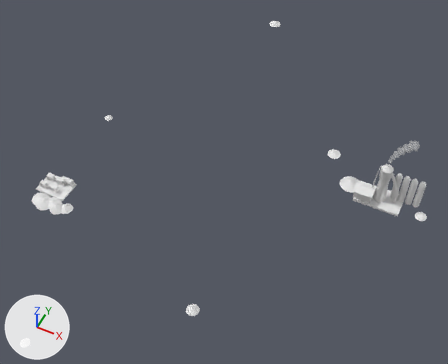
Renders of the FBX model Assets/Art/KayseriIsland/Models/Iron/Phase3/Theme_P3.fbx from each side of a commit.
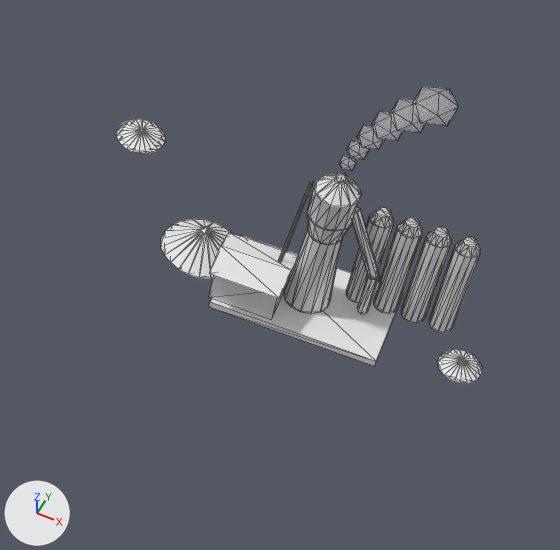
The first picture shows the older version from a camera (50 mm lens) standing at (148.0, -272.0, 353.0) and looking at (15.0, -5.0, 19.0). The close-ups show the older and then the newer version on the part from 66% to 100% of the width and 32% to 73% of the height of that picture. Only the edits that show in the close-ups are written down. Every picture has the same lights, and +X, +Y and +Z are marked at lower left. The close-ups show mesh edges as thin lines. Vertices at exactly the same position are counted once.

The first close-up shows 'Theme.BlastFurnace', 'Theme.BurdenStock', 'Theme.FurnaceSmoke', 'Theme.Outcrop2', 'Theme.Outcrop4'.
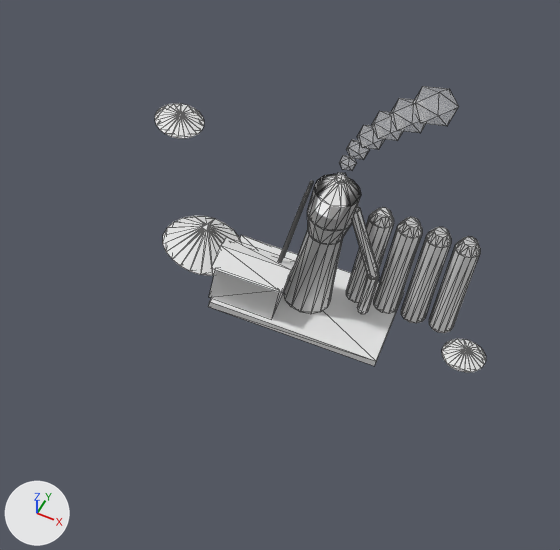
Changed parts and their boxes [x1, y1, x2, y2] in the close-ups (560 x 550 px; the box of a moved part takes in the faces that stretch with it):
'Theme.BlastFurnace', reshaped, shading changed: [208, 174, 480, 366] in both
'Theme.BurdenStock', moved: before [161, 219, 231, 279]; after [163, 216, 241, 276]
'Theme.Outcrop2', moved: before [117, 119, 165, 154]; after [155, 103, 204, 138]
'Theme.Outcrop4', moved: before [438, 349, 482, 383]; after [442, 339, 486, 372]
part 1 of me_theme_blastfurnace_001, moved or reshaped: before [209, 233, 297, 299]; after [212, 237, 296, 293]
part 2 of me_theme_blastfurnace_001, shading changed: [212, 174, 480, 337] in both

The change, as a diff of the scene's bpy script:
```diff
--- a/Assets/Art/KayseriIsland/Models/Iron/Phase3/Theme_P3.fbx.py
+++ b/Assets/Art/KayseriIsland/Models/Iron/Phase3/Theme_P3.fbx.py
@@ me_theme_blastfurnace_001 @@
 # used by ob_theme_blastfurnace; location = (0.0, 0.0, 0.0)
-me_theme_blastfurnace_001.from_pydata(...)  # 346 vertices, 696 faces; spans x 99.8..146.2, y 32.9..54.0, z 2.6..38.2
+me_theme_blastfurnace_001.from_pydata(...)  # 346 vertices, 696 faces; spans x 99.8..146.2, y 34.0..54.0, z 2.6..38.2
+# me_theme_blastfurnace_001 part 1: the loose piece of 6 vertices spanning x 99.8..114.2, y 32.9..45.1, z 13.2..15.4 is scaled about its middle by (1, 0.754, 1)
+# me_theme_blastfurnace_001 part 2: all faces are now shaded smooth (696 of 696 changed)
 me_theme_blastfurnace_001.materials.append(mat_concrete_dk)
@@ ob_theme_outcrop2 @@
 ob_theme_outcrop2 = bpy.data.objects.new('Theme.Outcrop2', me_theme_outcrop2_001)
-ob_theme_outcrop2.location = (72.0, 76.0, -0.3)
+ob_theme_outcrop2.location = (79.9, 74.1, 9.8)
@@ ob_theme_outcrop4 @@
 ob_theme_outcrop4 = bpy.data.objects.new('Theme.Outcrop4', me_theme_outcrop4_001)
-ob_theme_outcrop4.location = (150.0, 40.0, 4.3)
+ob_theme_outcrop4.location = (150.0, 43.0, 4.3)
@@ ob_theme_burdenstock @@
 ob_theme_burdenstock = bpy.data.objects.new('Theme.BurdenStock', me_theme_burdenstock_001)
-ob_theme_burdenstock.location = (95.0, 46.0, 5.3)
+ob_theme_burdenstock.location = (95.0, 47.0, 5.3)
```
